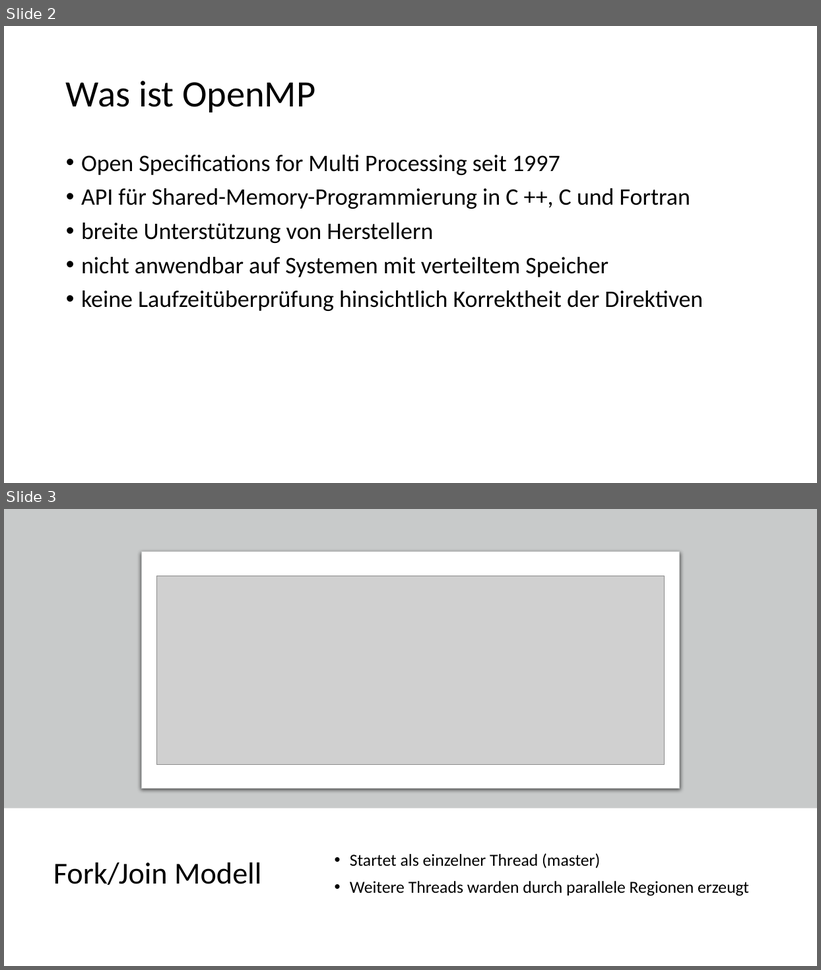
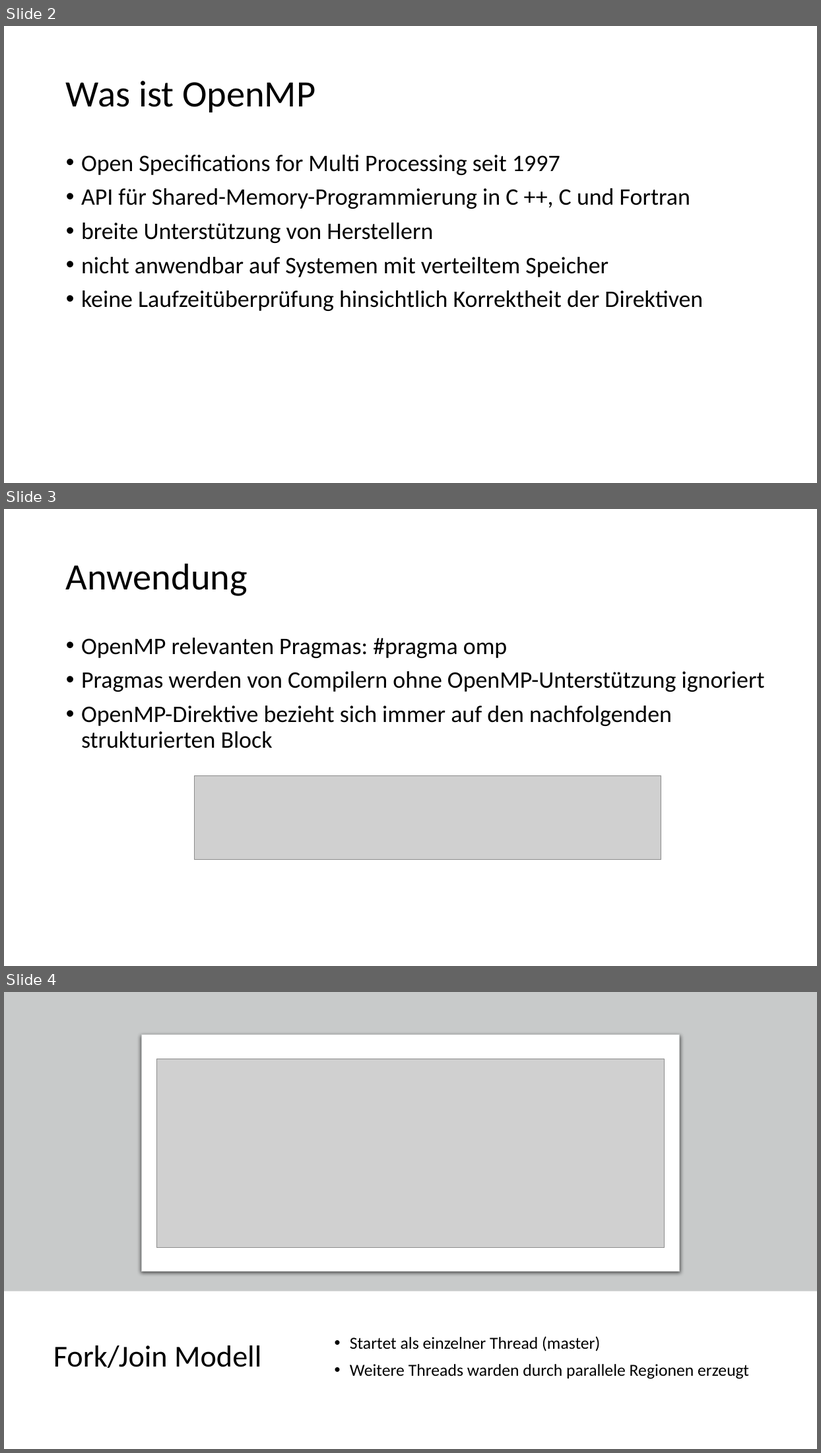
Before and after one commit to dyeske61283/ASE_OpenMP, a slide deck: OpenMP_Folien.pptx. Shown one above the other, each under a label of ours: slides 2 and 3 before the commit, slides 2, 3 and 4 after it. The pictures are 821x970 and 821x1453 pixels, drawn with LibreOffice and Linux fonts; fonts in the diff are those of the drawing; grey boxes stand for pictures. Boxes give left, top, right and bottom in pixels: in the first picture for what was removed or moved away, otherwise in the second. Text is boxed around its words. In the diff, an @@ line names an element or a change of style, - is before the commit and + after.

```diff
--- a/OpenMP_Folien.pptx
+++ b/OpenMP_Folien.pptx
@@ slide 3 added at (4,509,817,966), background #FFFFFF @@
@@ title added at (66,563,248,596), 44 pt, text #000000 @@
+Anwendung
@@ text added at (81,638,765,749), 28 pt, text #000000 @@
+• OpenMP relevanten Pragmas: #pragma omp
+• Pragmas werden von Compilern ohne OpenMP-Unterstützung ignoriert
+• OpenMP-Direktive bezieht sich immer auf den nachfolgenden strukturierten Block
@@ picture added at (194,776,661,860) @@
@@ what was slide 3 is now slide 4 @@
```
Also in this commit, not shown: 6 other slides added, 4 other files.
